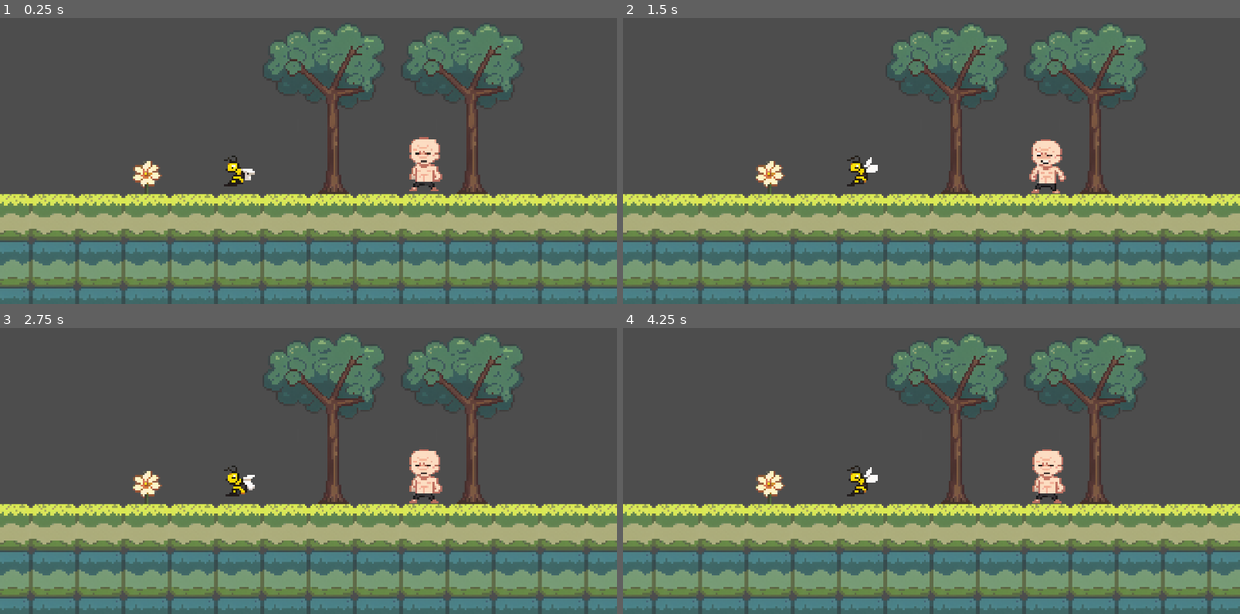
Above: before the commit, frames 1-4 (two rows, left to right).
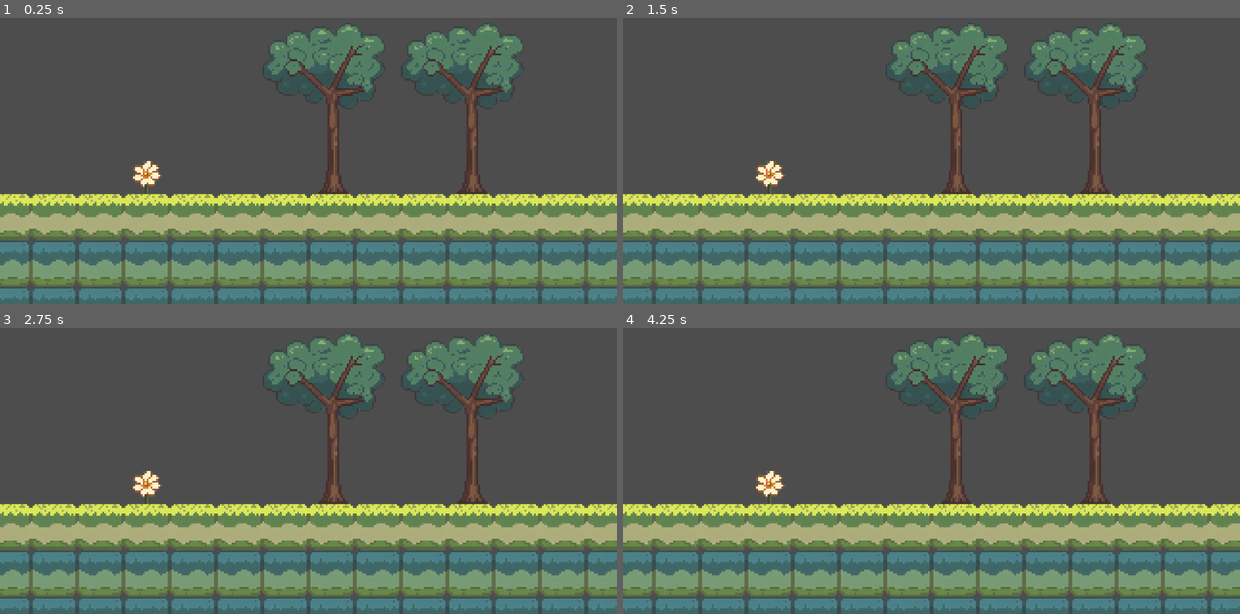
Above: after the commit, the same moments.

Repository: codenergy-dev/maricagamesjam2025_codenergy
Game: Godot game, scene res://scenes/game.tscn
Same seed, same stepped clock (60 frames per second), same inputs: the game is played once before the commit and once after it. The engine's default icon, where the game draws it, is replaced by a stand-in: a white triangle on a blue panel in a dark square.
Inputs:
- Up to frame 1 (0.25 s): no input
- Up to frame 2 (1.5 s): tap Enter (ui_accept) at 0.5, 0.77 s; hold Right (ui_right) from 0.53 s (still down)
- Up to frame 3 (2.75 s): tap Enter (ui_accept) at 1.52 s; release Right (ui_right) at 2.03 s; hold Left (ui_left) from 2.03 s (still down)
- Up to frame 4 (4.25 s): release Left (ui_left) at 2.78 s; hold Right (ui_right) from 2.78 s (still down); tap Enter (ui_accept) at 3.02, 3.5, 3.77 s

The runs differ from the first frame. In frame 1, 1.0% of the frame differs, in the area x 36-72%, y 41-61%; in frame 2, 1.0%; in frame 3, 1.0%, in the area x 36-72%, y 42-62%; in frame 4, 1.0%.

Commit message:
Clear spawn tile_map_layer scene

Diff:
--- a/godot/scenes/tile_map_layers/spawn.tscn
+++ b/godot/scenes/tile_map_layers/spawn.tscn
@@ -47,7 +47,6 @@
 sources/3 = SubResource("TileSetAtlasSource_lpbsx")
 
 [node name="Spawn" type="TileMapLayer"]
-tile_map_data = PackedByteArray(0, 0, 2, 0, 255, 255, 0, 0, 0, 0, 0, 0, 0, 0, 254, 255, 255, 255, 1, 0, 0, 0, 0, 0, 0, 0)
 tile_set = SubResource("TileSet_thjrq")
 script = ExtResource("3_v21g4")
 spawn_map = Dictionary[String, PackedScene]({
